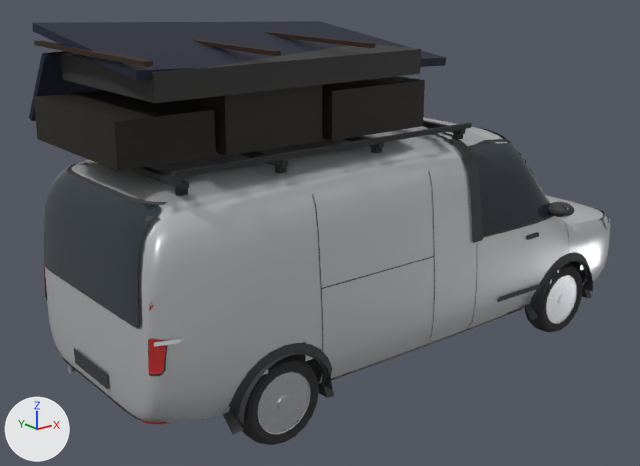
The glTF model assets/fleet/pro_charge.glb: old version first, new version second.
One viewpoint serves both versions: a 50 mm lens placed at (-4.77, -5.39, 3.28), pointed at (-0.35, 0.14, 1.07). Arrows for +X, +Y and +Z are at lower left; the lights stay in place. The older version comes first. Where no turn or scale is listed for an object, it has been applied to the vertices.

Objects in the first picture: 'ArchTrim-1.001', 'Body', 'Glass-1', 'LoadBox0', 'LoadBox1', 'LoadBox2', 'Mattress', 'RackRail-1', 'RearGlass', 'RgFrame', 'Tarp', 'WheelFR', 'WheelRR' and 31 more.
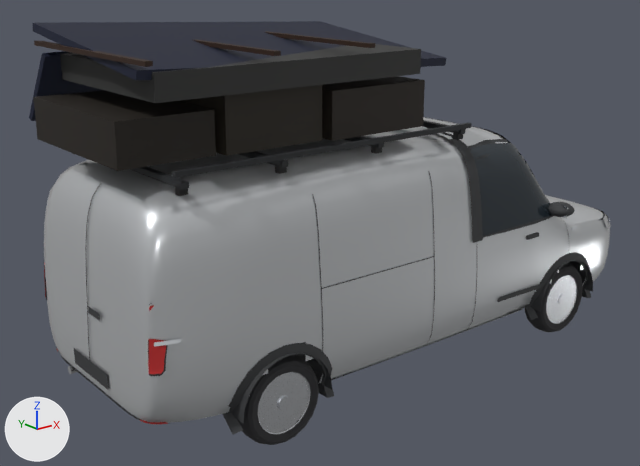
Patch to the scene script:
```diff
--- a/assets/fleet/pro_charge.glb.py
+++ b/assets/fleet/pro_charge.glb.py
@@ me_rearhandle @@
+me_rearhandle.from_pydata([(-2.5, -0.03, 0.964), (-2.5, -0.056, 0.964), (-2.5, -0.081, 0.964), (-2.5, -0.107, 0.964), (-2.5, -0.133, 0.964), (-2.5, -0.159, 0.964), (-2.5, -0.184, 0.964), (-2.5, -0.21, 0.964), (-2.498, -0.21, 1.014), (-2.498, -0.184, 1.014), (-2.498, -0.159, 1.014), (-2.498, -0.133, 1.014), (-2.498, -0.107, 1.014), (-2.498, -0.081, 1.014), (-2.498, -0.056, 1.014), (-2.498, -0.03, 1.014), (-2.499, -0.06, 0.994)], [], [(8, 6, 7), (6, 8, 9), (10, 4, 5), (4, 10, 11), (9, 5, 6), (5, 9, 10), (12, 2, 3), (2, 12, 13), (16, 0, 1), (0, 16, 15), (15, 16, 14), (1, 2, 16), (13, 16, 2), (16, 13, 14), (11, 3, 4), (3, 11, 12)])
+me_rearhandle.materials.append(mat_det)  # dark grey #353638
@@ me_reardoorseam @@
+me_reardoorseam.from_pydata(...)  # 104 vertices, 102 faces; spans x -2.508..-2.322, y -0.006..0.006, z 0.557..1.84
+me_reardoorseam.materials.append(mat_det)  # dark grey #353638
@@ ob_rearglass @@
-ob_rearglass = bpy.data.objects.new('RearGlass', me_rearglass)
-ob_rearglass.location = (0.0, 0.0, 0.0)
@@ ob_rgframe @@
-ob_rgframe = bpy.data.objects.new('RgFrame', me_rgframe)
-ob_rgframe.location = (0.0, 0.0, 0.0)
@@ ob_rearhandle @@
+ob_rearhandle = bpy.data.objects.new('RearHandle', me_rearhandle)
+ob_rearhandle.location = (0.0, 0.0, 0.0)
@@ ob_reardoorseam @@
+ob_reardoorseam = bpy.data.objects.new('RearDoorSeam', me_reardoorseam)
+ob_reardoorseam.location = (0.0, 0.0, 0.0)
```

Location of each change, (x1, y1, x2, y2) in pixels of the pictures (640 x 466 px):
'RearGlass', deleted
    before: (44, 167, 162, 326)
'RgFrame', deleted
    before: (44, 164, 167, 329)
'RearDoorSeam', added
    after: (85, 183, 101, 362)
'RearHandle', added
    after: (88, 306, 100, 321)
